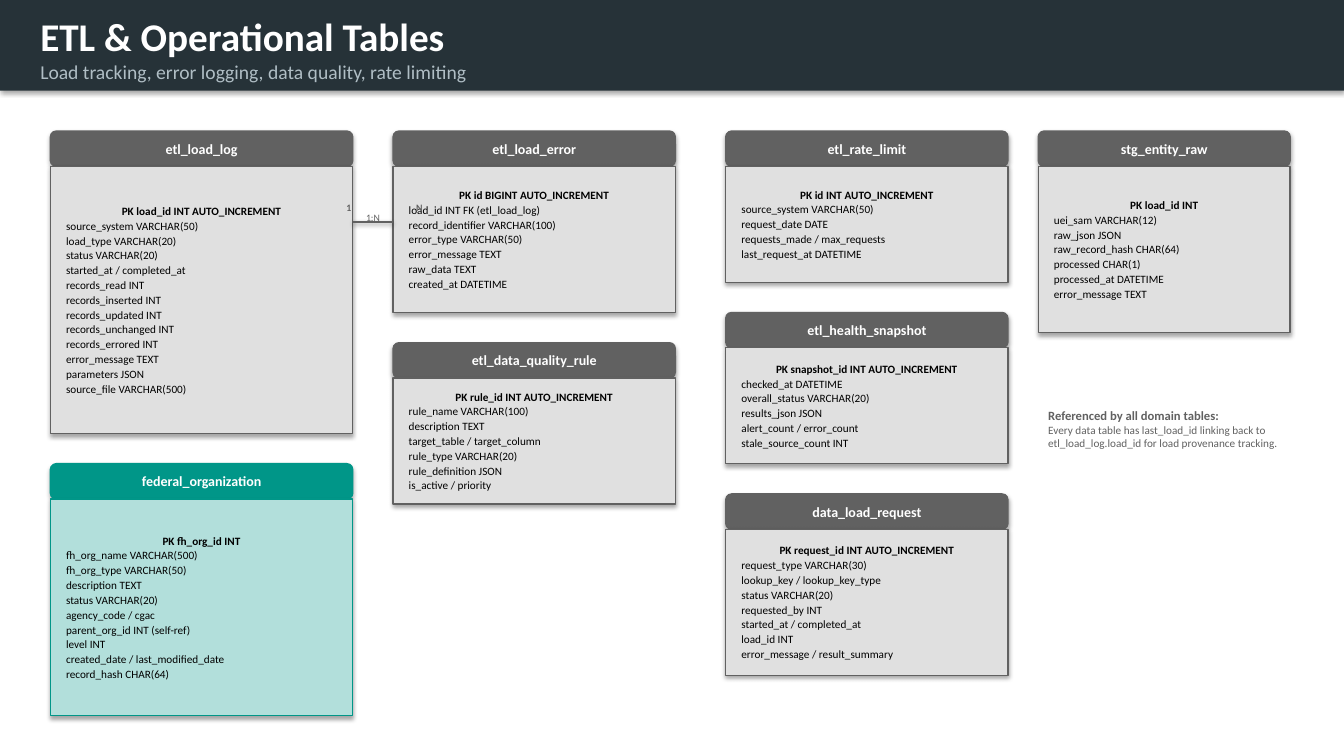
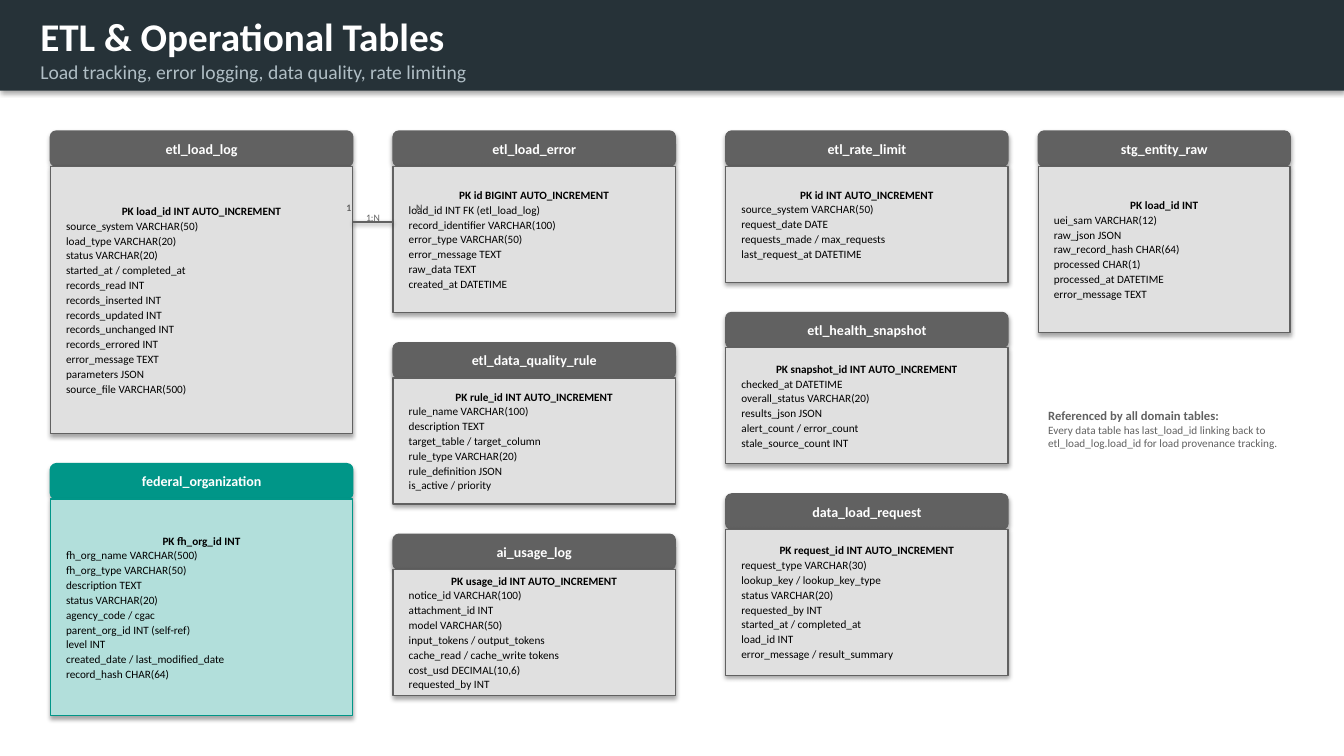
Before and after one commit to kaltinril/FedProspector, a slide deck: slide 6 of docs/database/FedProspect-ERD.pptx. Drawn at 1344x756 pixels with LibreOffice and Linux fonts; fonts in the diff are those of the drawing. Boxes give left, top, right and bottom in pixels: in the first picture for what was removed or moved away, otherwise in the second. Text is boxed around its words. In the diff, an @@ line names an element or a change of style, - is before the commit and + after.

Commit message:
Phases 121, 122, 128: Description intel, POC extraction, federal identifier extraction
Phase 121 (IN PROGRESS): AI analysis of opportunity descriptions
- New analyze_descriptions CLI command (extract description-ai)
- Combined description + attachment text for AI context
- API fix for description-only intel display
- Opus model option removed (ENUM prerequisite)

Phase 122 (COMPLETE): Point of contact extraction
- POC data from raw JSON via backfill pocs CLI command
- C# API returns POCs in opportunity detail DTO
- UI card with name, type, title, email, phone, fax

Phase 128 (IN PROGRESS): Federal identifier extraction
- Regex extraction for 10 identifier types (PIID, UEI, CAGE, etc.)
- document_identifier_ref table + SQL views for cross-referencing
- Dual search (dashed + dashless) for cross-ref matching
- New API endpoint GET /api/opportunities/{noticeId}/identifier-refs
- Phase 132 planned for full dash normalization

Also includes: Phase 114 doc moved to completed, updated docs

```diff
--- a/docs/database/FedProspect-ERD.pptx
+++ b/docs/database/FedProspect-ERD.pptx
@@ rounded rectangle added at [393,534,676,570], fill #616161, outline #616161 1 pt, 10 pt, text #FFFFFF, bold @@
+ai_usage_log
@@ rectangle added at [393,570,676,696], fill #E0E0E0, outline #616161 1 pt, 8 pt, text #000000 @@
+PK usage_id INT AUTO_INCREMENT
+notice_id VARCHAR(100)
+attachment_id INT
+model VARCHAR(50)
+input_tokens / output_tokens
+cache_read / cache_write tokens
+cost_usd DECIMAL(10,6)
+requested_by INT
```
Also in this commit, not shown: 1 other slide changed, 44 other files.
